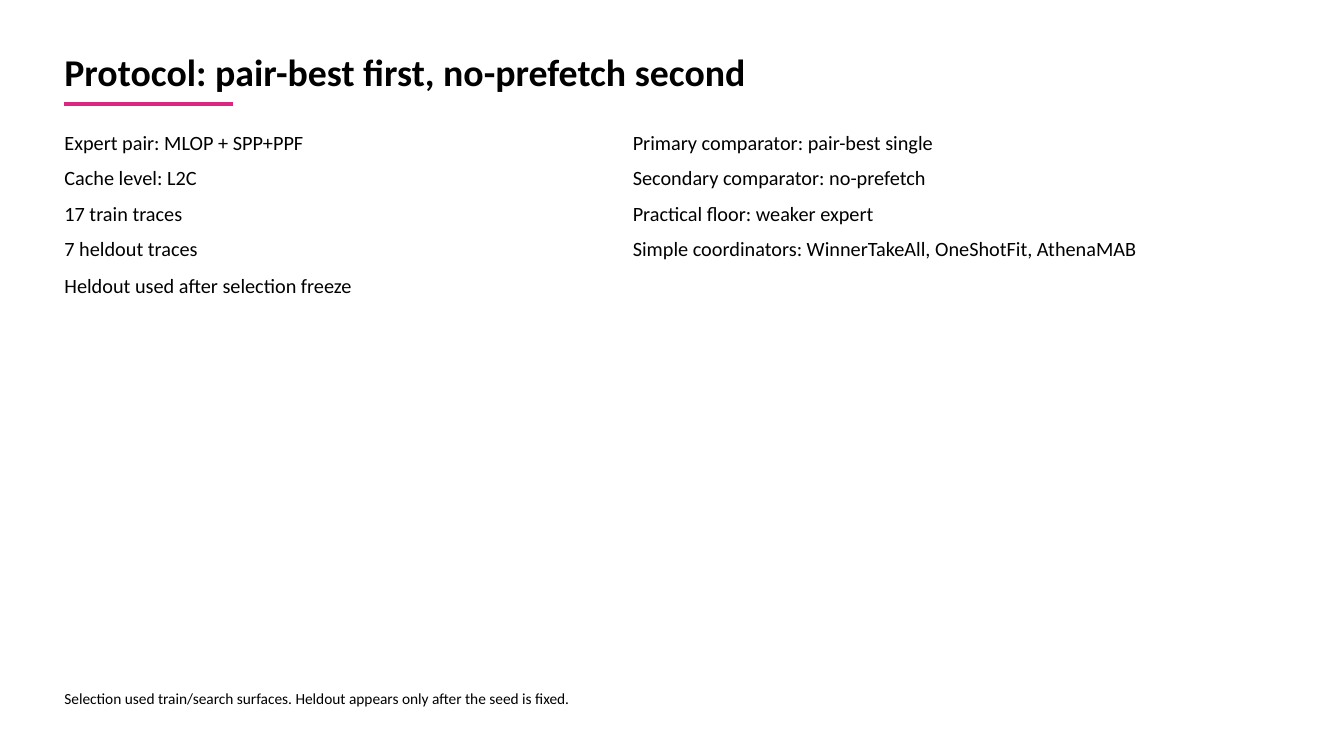
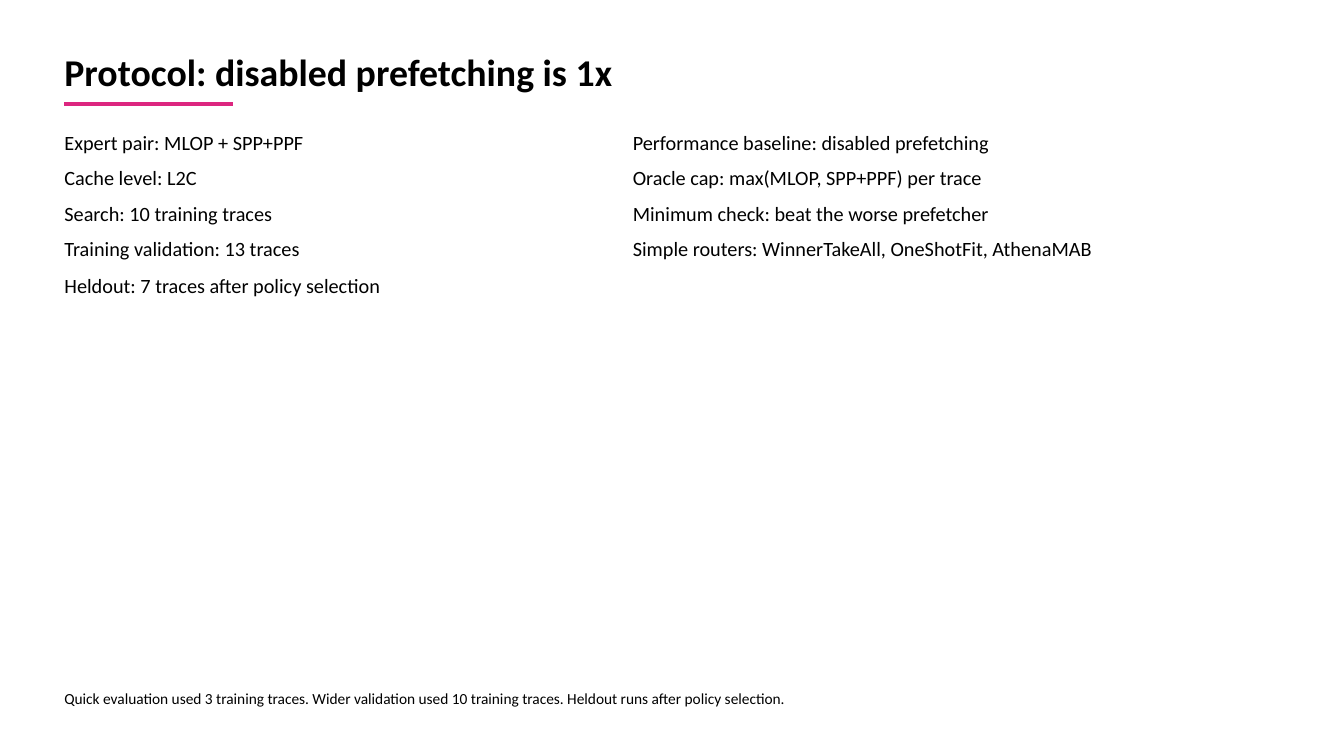
Before and after one commit to GithuBarry/Mixture-of-Prefetchers, a slide deck: slide 3 of slides/mop_stage2_final/output/output.pptx. Drawn at 1344x756 pixels with LibreOffice and Linux fonts; fonts in the diff are those of the drawing. Boxes give left, top, right and bottom in pixels: in the first picture for what was removed or moved away, otherwise in the second. Text is boxed around its words. In the diff, an @@ line names an element or a change of style, - is before the commit and + after.

```diff
--- a/slides/mop_stage2_final/output/output.pptx
+++ b/slides/mop_stage2_final/output/output.pptx
@@ text at (64, 59, 612, 93): text changed @@
-Protocol: pair-best first, no-prefetch second
+Protocol: disabled prefetching is 1x
@@ text at (633, 136, 989, 154): text changed @@
-Primary comparator: pair-best single
+Performance baseline: disabled prefetching
@@ text at (633, 170, 982, 189): text changed @@
-Secondary comparator: no-prefetch
+Oracle cap: max(MLOP, SPP+PPF) per trace
@@ text at (64, 207, 272, 225): text changed @@
-17 train traces
+Search: 10 training traces
@@ text at (633, 207, 989, 225): text changed @@
-Practical floor: weaker expert
+Minimum check: beat the worse prefetcher
@@ text at (64, 242, 300, 260): text changed @@
-7 heldout traces
+Training validation: 13 traces
@@ text at (633, 242, 1091, 260): text changed @@
-Simple coordinators: WinnerTakeAll, OneShotFit, AthenaMAB
+Simple routers: WinnerTakeAll, OneShotFit, AthenaMAB
@@ text at (64, 279, 380, 297): text changed @@
-Heldout used after selection freeze
+Heldout: 7 traces after policy selection
@@ text at (64, 693, 785, 707): text changed @@
-Selection used train/search surfaces. Heldout appears only after the seed is fixed.
+Quick evaluation used 3 training traces. Wider validation used 10 training traces. Heldout runs after policy selection.
```
Also in this commit, not shown: 5 other slides changed, 2 slides added, 2 slides removed, 23 other files.
